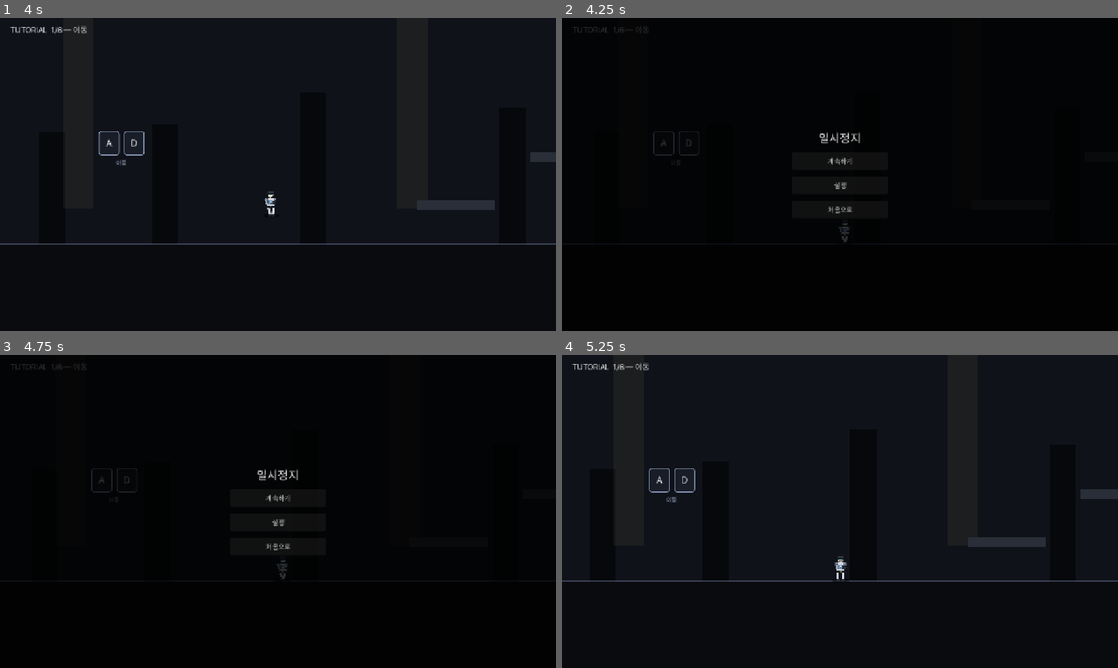
Above: before the commit, frames 1-4 (two rows, left to right).
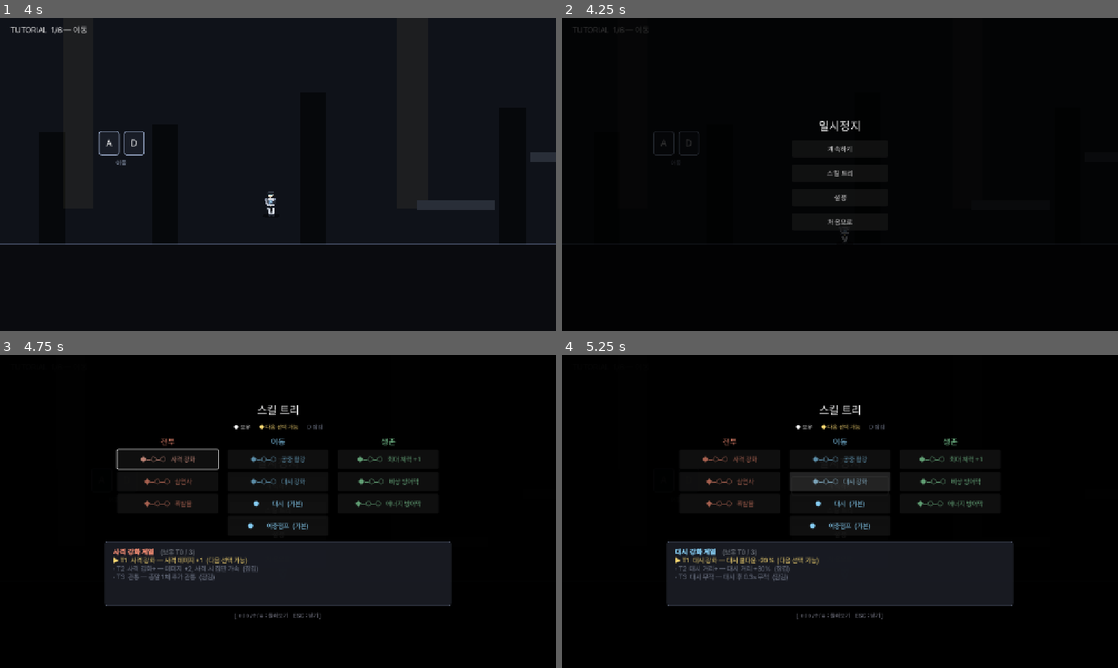
Above: after the commit, the same moments.

Repository: soomin007/EyesOnYou
Game: Godot game, scene res://scenes/tutorial.tscn
Two runs of this game, one before a commit and one after it. Both use one fixed random seed, a clock stepped at 60 frames per second and the inputs below. This scene is started directly instead of the project's main scene.
Inputs (mouse positions are in pixels of both pictures, inside the frame that each line leads up to):
- Up to frame 1 (4 s): tap Enter (ui_accept) at 0.5 s; move the mouse to (400, 158) at 0.52 s; hold W (jump) 0.53-1.28 s; hold D (move_right) 0.53-2.03 s; tap Shift (dash) at 0.6, 1.55, 2.85 s; click (400, 158) at 0.67 s; move the mouse to (166, 190) at 1.27 s; tap W (jump) at 1.35, 1.52, 1.82, 2.3, 3.02, 3.32 s; click (166, 190) at 1.42 s; move the mouse to (333, 105) at 2.02 s; hold A (move_left) 2.03-2.78 s; hold J (attack) 2.03-2.78 s; click (333, 105) at 2.17 s; move the mouse to (250, 237) at 2.77 s; hold D (move_right) from 2.78 s (still down); click (250, 237) at 2.92 s; move the mouse to (444, 221) at 3.52 s; hold W (jump) from 3.53 s (still down); tap Space at 3.6 s; click (444, 221) at 3.67 s
- Up to frame 2 (4.25 s): keep holding D (move_right); keep holding W (jump); tap Escape (pause) at 4.15 s
- Up to frame 3 (4.75 s): release D (move_right) at 4.25 s; release W (jump) at 4.25 s; click (278, 511) at 4.25 s, where only the run after the commit has a clickable "스킬 트리"
- Up to frame 4 (5.25 s): click "계속하기" at 5 s

Frame 1 is identical in both runs. In frame 2, 0.6% of the frame differs, in the area x 46-54%, y 32-67%; in frame 3, 14%; in frame 4, 50%, in the area x 0-100%, y 0-85%.

Commit message:
feat(skilltree): 전체 스킬 트리 마인드맵 오버레이 (독립)
- scripts/SkillTreeOverlay.gd (신규): 8라인×3티어 + 베이스라인을 3계열
  컬럼으로. 글리프로 상태 표시(● 보유 / ◆ 다음 / ○ 잠김), 계열별 색.
  라인 포커스·호버 시 하단 패널에 T1~T3 전체를 ✓보유/▶다음/·잠김으로 펼침
  → 픽 3장만으론 안 보이던 "미래 가치(T2·T3)" 가시화. Esc/취소로 닫힘.
- 진입점: 일시정지 메뉴 "스킬 트리" 버튼(PauseHelper) + 레벨업 화면
  "전체 스킬 트리 보기" 버튼(LevelUpOverlay). 자체 완결 오버레이라 콜백
  불필요 — layer 위에 직접 얹고 paused는 건드리지 않음(밑 메뉴 유지).
- 입력맵 무수정(버튼 진입). 닫을 때 직전 포커스 복원.

Co-Authored-By: Claude Opus 4.8 (1M context) <noreply@anthropic.com>

Diff:
--- a/scripts/LevelUpOverlay.gd
+++ b/scripts/LevelUpOverlay.gd
@@ -132,6 +132,16 @@
 		btn.pressed.connect(func() -> void: _finish(layer, sid, on_picked))
 		btn.focus_entered.connect(SfxPlayer.play.bind("ui_focus", 0.0))
 		hb.add_child(btn)
+	# 전체 스킬 트리 보기 — 픽 3장만으론 안 보이는 라인 점증(T2·T3)을 확인하고 결정.
+	# 자체 완결 오버레이를 layer 위에 얹고 스스로 닫힘. paused 유지.
+	var tree_btn := Button.new()
+	tree_btn.text = "전체 스킬 트리 보기"
+	tree_btn.custom_minimum_size = Vector2(0, 34)
+	tree_btn.add_theme_font_size_override("font_size", 14)
+	tree_btn.process_mode = Node.PROCESS_MODE_ALWAYS
+	tree_btn.pressed.connect(func() -> void: SkillTreeOverlay.open(layer))
+	v.add_child(tree_btn)
+
 	host.add_child(layer)
 	# 카드 버튼은 ui_confirm + skill_pick 중복 방지를 위해 wire_sfx=false.
 	# focus_entered만 별도로 ui_focus에 연결됨 (위 loop 안).
--- a/scripts/PauseHelper.gd
+++ b/scripts/PauseHelper.gd
@@ -32,6 +32,12 @@
 	btn_resume.pressed.connect(on_resume)
 	v.add_child(btn_resume)
 
+	# 스킬 트리 열람 — 전체 트리(라인 점증)를 일시정지 중 확인. 자체 완결 오버레이라
+	# 콜백 불필요(layer 위에 직접 얹고 스스로 닫힘). paused는 건드리지 않음.
+	var btn_tree := _make_button("스킬 트리")
+	btn_tree.pressed.connect(func() -> void: SkillTreeOverlay.open(layer))
+	v.add_child(btn_tree)
+
 	var btn_settings := _make_button("설정")
 	btn_settings.pressed.connect(on_settings)
 	v.add_child(btn_settings)
--- /dev/null
+++ b/scripts/SkillTreeOverlay.gd
@@ -0,0 +1,216 @@
+class_name SkillTreeOverlay
+extends CanvasLayer
+
+# 전체 스킬 트리 열람 오버레이 (독립).
+# 목적: 레벨업 픽 3장만으론 안 보이는 "라인 점증(T2·T3에 뭐가 오는지)"을 한눈에.
+# 일시정지 메뉴 / 레벨업 화면에서 버튼으로 열고, Esc/취소로 닫는다.
+# paused 상태는 건드리지 않는다 — 밑에 깔린 pause/levelup 오버레이가 계속 paused를 원함.
+# 라인 포커스/호버 시 하단 패널에 그 계열 T1~T3 전체를 보유/다음/잠김으로 표시.
+
+const FAMILY_COLORS: Dictionary = {
+	"전투": Color(0.95, 0.55, 0.45),
+	"이동": Color(0.52, 0.80, 0.95),
+	"생존": Color(0.55, 0.90, 0.66),
+}
+const COL_NEXT: Color = Color(0.98, 0.85, 0.45)    # 다음 선택 가능 티어
+const COL_LOCKED: Color = Color(0.45, 0.48, 0.55)  # 잠긴 티어
+
+var desc_label: RichTextLabel = null
+var _prev_focus: Control = null
+
+# host(보통 pause/levelup CanvasLayer) 위에 얹어 띄운다.
+static func open(host: Node) -> SkillTreeOverlay:
+	var o := SkillTreeOverlay.new()
+	host.add_child(o)
+	return o
+
+func _init() -> void:
+	layer = 60  # pause(50)·levelup(40)보다 위
+	process_mode = Node.PROCESS_MODE_ALWAYS
+
+func _ready() -> void:
+	_prev_focus = get_viewport().gui_get_focus_owner()
+	_build()
+
+func _build() -> void:
+	var dim := ColorRect.new()
+	dim.color = Color(0, 0, 0, 0.88)
+	dim.set_anchors_preset(Control.PRESET_FULL_RECT)
+	add_child(dim)
+
+	var center := CenterContainer.new()
+	center.set_anchors_preset(Control.PRESET_FULL_RECT)
+	add_child(center)
+
+	var v := VBoxContainer.new()
+	v.add_theme_constant_override("separation", 14)
+	center.add_child(v)
+
+	var title := Label.new()
+	title.text = "스킬 트리"
+	title.add_theme_font_size_override("font_size", 26)
+	title.add_theme_color_override("font_color", Color(0.95, 0.95, 0.95))
+	title.horizontal_alignment = HORIZONTAL_ALIGNMENT_CENTER
+	v.add_child(title)
+
+	var legend := RichTextLabel.new()
+	legend.bbcode_enabled = true
+	legend.fit_content = true
+	legend.scroll_active = false
+	legend.custom_minimum_size = Vector2(760, 0)
+	legend.text = "[center]● 보유      [color=#%s]◆ 다음 선택 가능[/color]      [color=#%s]○ 잠김[/color][/center]" % [
+		COL_NEXT.to_html(false), COL_LOCKED.to_html(false)]
+	legend.add_theme_font_size_override("normal_font_size", 13)
+	v.add_child(legend)
+
+	var cols := HBoxContainer.new()
+	cols.add_theme_constant_override("separation", 22)
+	cols.alignment = BoxContainer.ALIGNMENT_CENTER
+	v.add_child(cols)
+	cols.add_child(_build_column(SkillTreeData.FAMILY_COMBAT))
+	cols.add_child(_build_column(SkillTreeData.FAMILY_MOBILITY))
+	cols.add_child(_build_column(SkillTreeData.FAMILY_SURVIVAL))
+
+	var desc_panel := PanelContainer.new()
+	var sb := StyleBoxFlat.new()
+	sb.bg_color = Color(0.10, 0.11, 0.14, 0.94)
+	sb.border_color = Color(0.30, 0.33, 0.40, 0.6)
+	sb.set_border_width_all(1)
+	sb.content_margin_left = 18
+	sb.content_margin_right = 18
+	sb.content_margin_top = 14
+	sb.content_margin_bottom = 14
+	sb.set_corner_radius_all(4)
+	desc_panel.add_theme_stylebox_override("panel", sb)
+	v.add_child(desc_panel)
+	desc_label = RichTextLabel.new()
+	desc_label.bbcode_enabled = true
+	desc_label.fit_content = true
+	desc_label.scroll_active = false
+	desc_label.autowrap_mode = TextServer.AUTOWRAP_WORD_SMART
+	desc_label.custom_minimum_size = Vector2(760, 120)
+	desc_label.add_theme_font_size_override("normal_font_size", 15)
+	desc_label.text = "[color=#8a909a]계열에 마우스를 올리거나 방향키로 옮겨 보세요. T1~T3가 한눈에 보여요.[/color]"
+	desc_panel.add_child(desc_label)
+
+	var footer := Label.new()
+	footer.text = GameState.hint("[ ←/→/↑/↓ : 둘러보기    ESC : 닫기 ]", "[ 방향 : 둘러보기    B : 닫기 ]")
+	footer.add_theme_font_size_override("font_size", 13)
+	footer.add_theme_color_override("font_color", Color(0.5, 0.5, 0.56))
+	footer.horizontal_alignment = HORIZONTAL_ALIGNMENT_CENTER
+	v.add_child(footer)
+
+	# 트리거 입력(메뉴 버튼 Enter)이 첫 라인에 carry돼 바로 눌리는 사고 방지 — 짧은 지연 후 포커스.
+	var first: Button = cols.get_child(0).get_child(1) as Button  # 첫 계열 헤더(0) 다음 첫 라인
+	if first != null:
+		GameState.arm_focus_with_delay(self, first, 0.25)
+
+func _build_column(fam: String) -> VBoxContainer:
+	var col := VBoxContainer.new()
+	col.add_theme_constant_override("separation", 7)
+	var head := Label.new()
+	head.text = fam
+	head.add_theme_font_size_override("font_size", 18)
+	var hc: Color = FAMILY_COLORS.get(fam, Color.WHITE)
+	head.add_theme_color_override("font_color", hc)
+	head.horizontal_alignment = HORIZONTAL_ALIGNMENT_CENTER
+	col.add_child(head)
+	for line in SkillTreeData.LINES:
+		var l: Dictionary = line
+		if str(l.get("family", "")) == fam:
+			col.add_child(_make_line_button(str(l.get("id", "")), fam))
+	# 이동 계열엔 베이스라인(대시·이중점프)도 함께 — 트리 외 기본 보유 스킬.
+	if fam == SkillTreeData.FAMILY_MOBILITY:
+		for bid in ["dash", "double_jump"]:
+			col.add_child(_make_baseline_button(bid, fam))
+	return col
+
+func _make_line_button(line_id: String, fam: String) -> Button:
+	var owned: int = GameState.get_skill_tier(line_id)
+	var b := Button.new()
+	b.custom_minimum_size = Vector2(232, 44)
+	b.add_theme_font_size_override("font_size", 15)
+	var t1: Dictionary = SkillTreeData.find_tier(line_id, 1)
+	b.text = "%s   %s" % [_tier_dots(owned), str(t1.get("name", line_id))]
+	var tint: Color = FAMILY_COLORS.get(fam, Color.WHITE)
+	if owned == 0:
+		tint = tint.darkened(0.32)
+	b.add_theme_color_override("font_color", tint)
+	b.add_theme_color_override("font_focus_color", tint.lightened(0.2))
+	b.add_theme_color_override("font_hover_color", tint.lightened(0.2))
+	b.focus_entered.connect(_show_line_desc.bind(line_id, fam, false))
+	b.mouse_entered.connect(_show_line_desc.bind(line_id, fam, false))
+	return b
+
+func _make_baseline_button(bid: String, fam: String) -> Button:
+	var base: Dictionary = SkillTreeData.BASELINE.get(bid, {})
+	var b := Button.new()
+	b.custom_minimum_size = Vector2(232, 44)
+	b.add_theme_font_size_override("font_size", 15)
+	b.text = "●        %s  (기본)" % str(base.get("name", bid))
+	var tint: Color = FAMILY_COLORS.get(fam, Color.WHITE)
+	b.add_theme_color_override("font_color", tint)
+	b.add_theme_color_override("font_focus_color", tint.lightened(0.2))
+	b.add_theme_color_override("font_hover_color", tint.lightened(0.2))
+	b.focus_entered.connect(_show_line_desc.bind(bid, fam, true))
+	b.mouse_entered.connect(_show_line_desc.bind(bid, fam, true))
+	return b
+
+func _tier_dots(owned: int) -> String:
+	var s: String = ""
+	for t in range(1, SkillTreeData.TIER_MAX + 1):
+		if t <= owned:
+			s += "●"
+		elif t == owned + 1:
+			s += "◆"
+		else:
+			s += "○"
+		if t < SkillTreeData.TIER_MAX:
+			s += "─"
+	return s
+
+func _active_note(d: Dictionary) -> String:
+	if bool(d.get("active", false)):
+		return "  [color=#c9a24a]· 액티브[/color]"
+	return ""
+
+func _show_line_desc(line_id: String, fam: String, is_baseline: bool) -> void:
+	if desc_label == null:
+		return
+	var famc: Color = FAMILY_COLORS.get(fam, Color.WHITE)
+	var fam_hex: String = famc.to_html(false)
+	var next_hex: String = COL_NEXT.to_html(false)
+	var lock_hex: String = COL_LOCKED.to_html(false)
+	var txt: String = ""
+	if is_baseline:
+		var base: Dictionary = SkillTreeData.BASELINE.get(line_id, {})
+		txt += "[b][color=#%s]%s · 기본 스킬[/color][/b]\n" % [fam_hex, str(base.get("name", line_id))]
+		txt += "[color=#%s]✓ %s[/color]%s" % [fam_hex, str(base.get("desc", "")), _active_note(base)]
+		desc_label.text = txt
+		return
+	var owned: int = GameState.get_skill_tier(line_id)
+	var t1name: String = str(SkillTreeData.find_tier(line_id, 1).get("name", line_id))
+	txt += "[b][color=#%s]%s 계열[/color][/b]    [color=#7a8088](보유 T%d / 3)[/color]\n" % [fam_hex, t1name, owned]
+	for t in range(1, SkillTreeData.TIER_MAX + 1):
+		var td: Dictionary = SkillTreeData.find_tier(line_id, t)
+		var nm: String = str(td.get("name", ""))
+		var ds: String = str(td.get("desc", ""))
+		var note: String = _active_note(td)
+		if t <= owned:
+			txt += "[color=#%s]✓ T%d  %s — %s[/color]%s\n" % [fam_hex, t, nm, ds, note]
+		elif t == owned + 1:
+			txt += "[color=#%s]▶ T%d  %s — %s  (다음 선택 가능)[/color]%s\n" % [next_hex, t, nm, ds, note]
+		else:
+			txt += "[color=#%s]· T%d  %s — %s  (잠김)[/color]%s\n" % [lock_hex, t, nm, ds, note]
+	desc_label.text = txt
+
+func _input(event: InputEvent) -> void:
+	if event.is_action_pressed("ui_cancel") or event.is_action_pressed("pause"):
+		_close()
+		get_viewport().set_input_as_handled()
+
+func _close() -> void:
+	SfxPlayer.play("ui_cancel")
+	if _prev_focus != null and is_instance_valid(_prev_focus):
+		_prev_focus.grab_focus()
+	queue_free()
Not shown, added: scripts/SkillTreeOverlay.gd.uid
